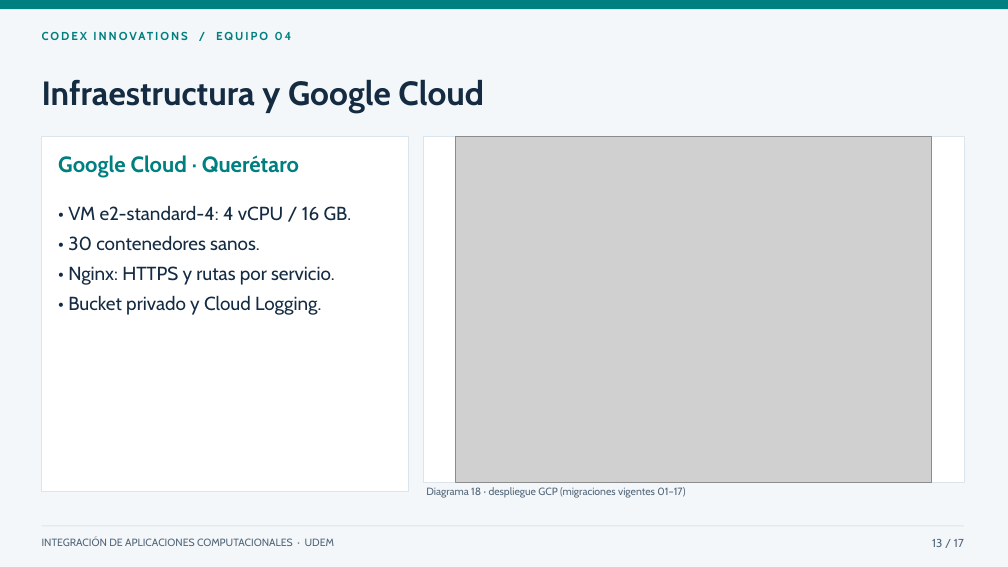
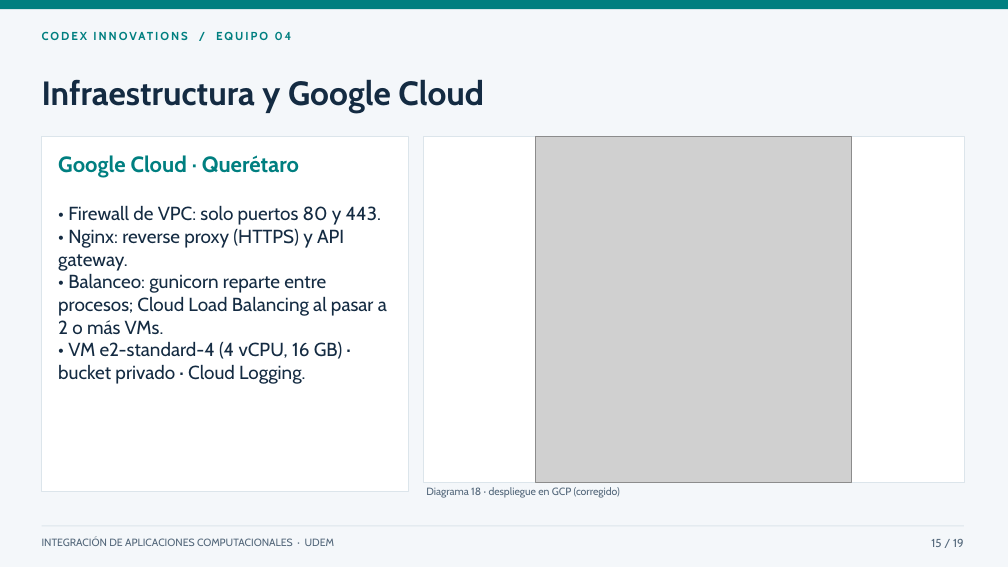
Before and after one commit to mauro-castp/proyecto-integracion, a slide deck: slide 15 of presentacion/Microhubs · Presentación final.pptx (slide 13 before the commit). Drawn at 1008x567 pixels with LibreOffice and Linux fonts; fonts in the diff are those of the drawing; grey boxes stand for pictures. Boxes give left, top, right and bottom in pixels: in the first picture for what was removed or moved away, otherwise in the second. Text is boxed around its words. In the diff, an @@ line names an element or a change of style, - is before the commit and + after.

```diff
--- a/presentacion/Microhubs · Presentación final.pptx
+++ b/presentacion/Microhubs · Presentación final.pptx
@@ picture: place and size @@
-picture at [456,136,932,482]
+picture at [535,136,851,482]
@@ text at [58,206,387,384]: text changed @@
-• VM e2-standard-4: 4 vCPU / 16 GB.
-• 30 contenedores sanos.
-• Nginx: HTTPS y rutas por servicio.
-• Bucket privado y Cloud Logging.
+• Firewall de VPC: solo puertos 80 y 443.
+• Nginx: reverse proxy (HTTPS) y API gateway.
+• Balanceo: gunicorn reparte entre procesos; Cloud Load Balancing al pasar a 2 o más VMs.
+• VM e2-standard-4 (4 vCPU, 16 GB) · bucket privado · Cloud Logging.
@@ text at [426,487,620,498]: text changed @@
-Diagrama 18 · despliegue GCP (migraciones vigentes 01–17)
+Diagrama 18 · despliegue en GCP (corregido)
@@ text at [931,539,964,547]: text changed @@
-13 / 17
+15 / 19
```
Also in this commit, not shown: 15 other slides changed, 2 slides added, 1 other file.
